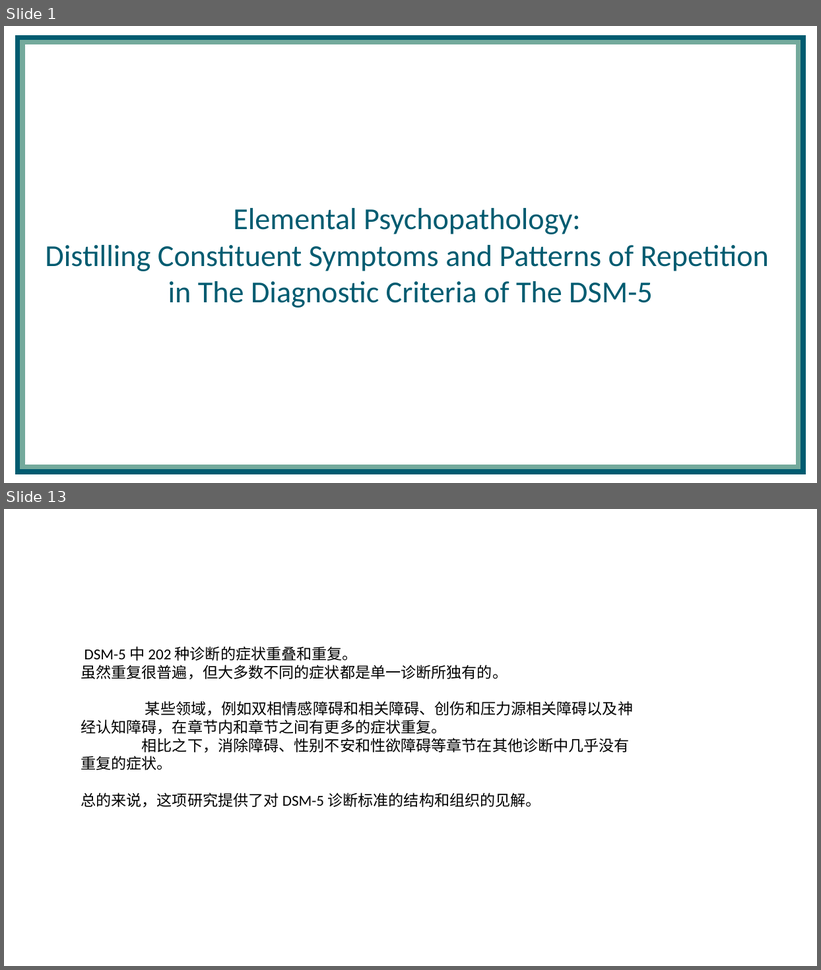
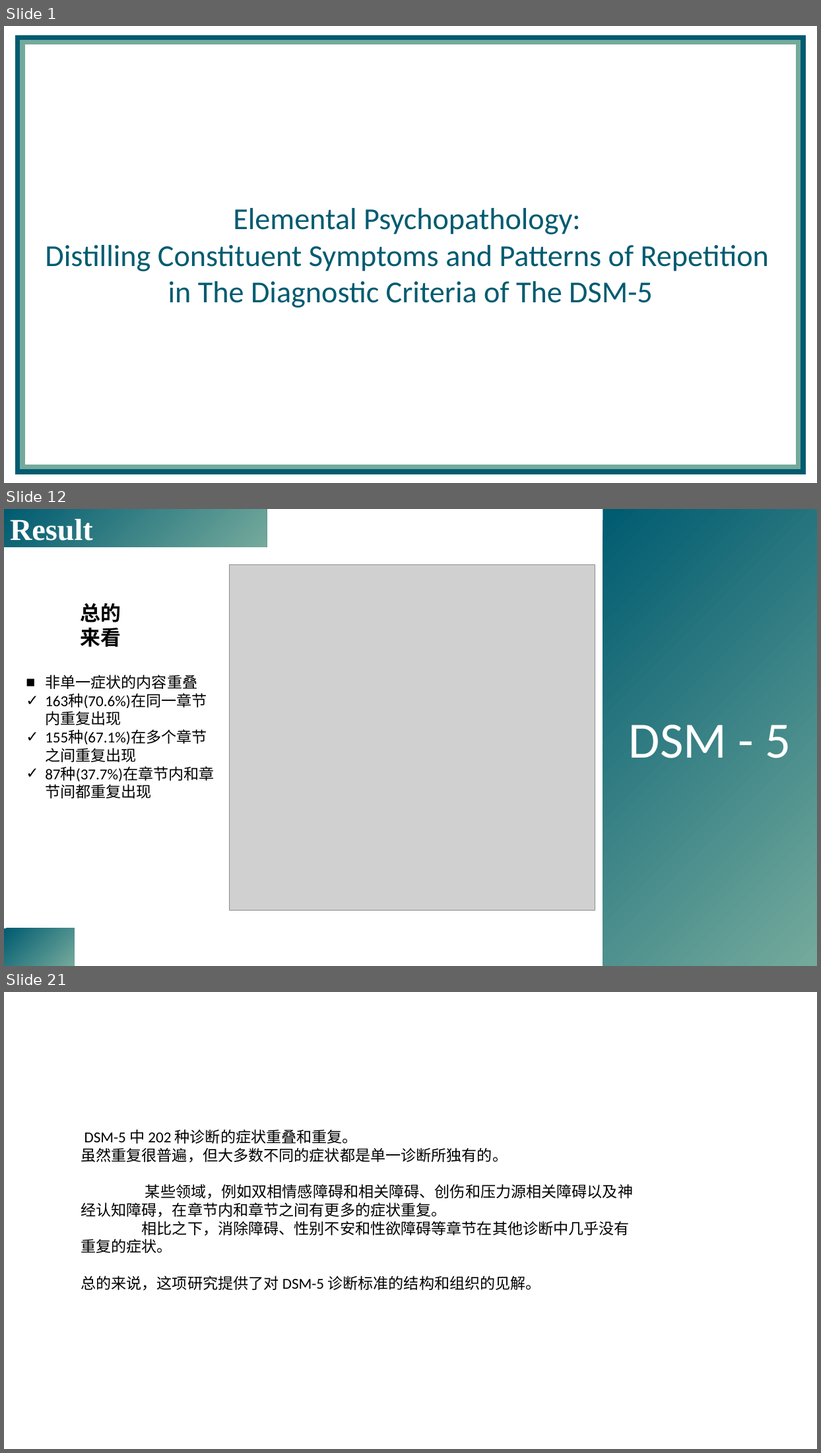
Before and after one commit to yuki-961004/Presentation, a slide deck: 230518_DSM5/Forbes_2023_psyarxiv.pptx. Shown one above the other, each under a label of ours: slides 1 and 13 before the commit, slides 1, 12 and 21 after it; the slides between them are not shown. The pictures are 821x970 and 821x1453 pixels, drawn with LibreOffice and Linux fonts; fonts in the diff are those of the drawing; grey boxes stand for pictures; background and template pictures are left out. Boxes give left, top, right and bottom in pixels: in the first picture for what was removed or moved away, otherwise in the second. Text is boxed around its words. In the diff, an @@ line names an element or a change of style, - is before the commit and + after.

```diff
--- a/230518_DSM5/Forbes_2023_psyarxiv.pptx
+++ b/230518_DSM5/Forbes_2023_psyarxiv.pptx
@@ slide 12 added at bbox=[4, 509, 817, 966], background picture (left out) @@
@@ rectangle added at bbox=[4, 509, 603, 966], fill #FFFFFF at 50% opacity @@
@@ rectangle added at bbox=[4, 509, 267, 547], fill gradient #005B70 to #74AA9C, 36 pt, text #FFFFFF, bold @@
+Result
@@ rectangle added at bbox=[603, 509, 817, 966], fill gradient #005B70 to #74AA9C, 60 pt, text #FFFFFF @@
+DSM - 5
@@ picture added at bbox=[229, 564, 595, 910] @@
@@ text added at bbox=[81, 603, 121, 647], 24 pt, text #000000, bold @@
+总的来看
@@ text added at bbox=[45, 675, 215, 799], 18 pt, text #000000 @@
+■ 非单一症状的内容重叠
+✓ 163种(70.6%)在同一章节内重复出现
+✓ 155种(67.1%)在多个章节之间重复出现
+✓ 87种(37.7%)在章节内和章节间都重复出现
@@ rectangle added at bbox=[4, 929, 74, 966], fill gradient #005B70 to #74AA9C @@
@@ what was slide 13 is now slide 21 @@
```
Also in this commit, not shown: 8 slides changed, 10 other slides added, 3 slides removed.
